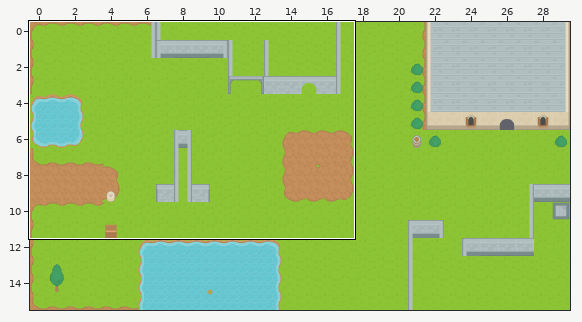
Two versions of a level (Tiled map, Assets/map/map1.tmx). The first picture is a wide view before the edit; the outline marks the close-up.
Close-up. Before:
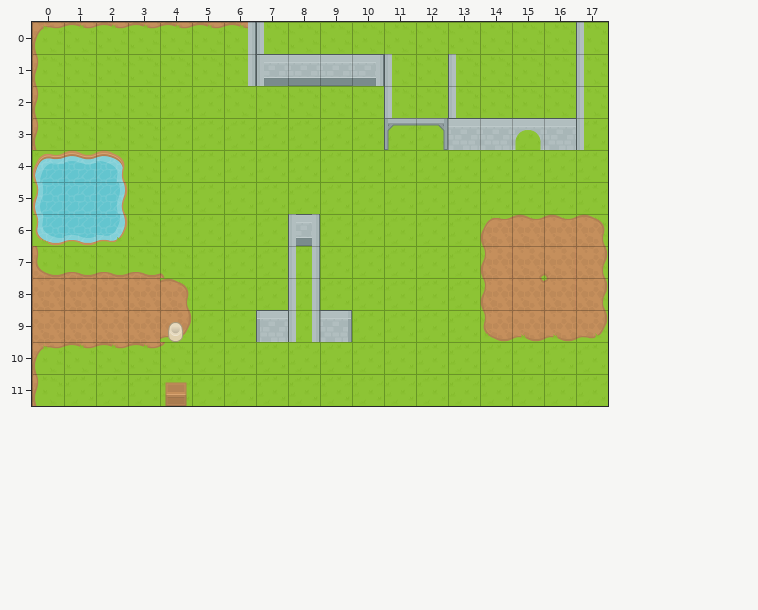
Cells are 32x32 px. Shown: x 0..17, y 0..11. The commit also changed other parts of the map, which this record leaves out.
New version:
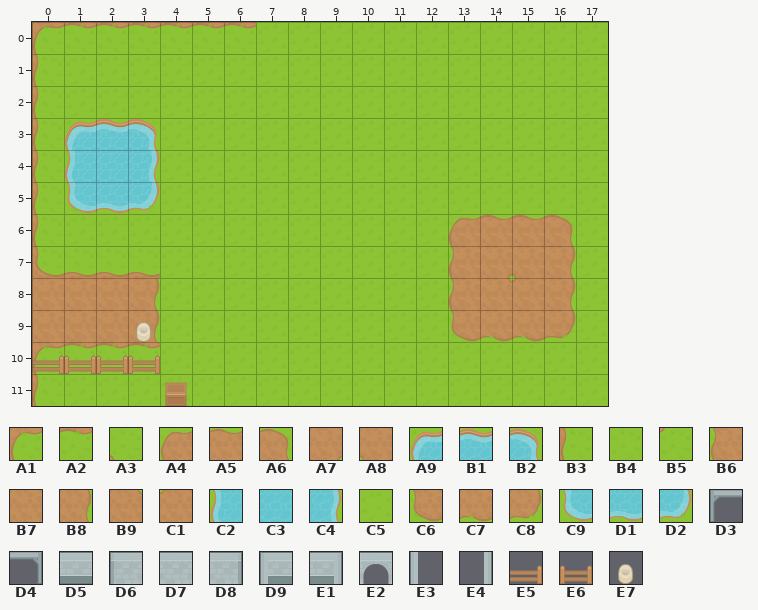
Key: from "Main": A1 0, A2 1, A3 4, A4 5, A5 6, A6 7, A7 8, A8 9, A9 10, B1 11, B2 12, B3 20, B4 21, B5 24, B6 25, B7 26, B8 27, B9 28, C1 29, C2 30, C3 31, C4 32, C5 43, C6 45, C7 46, C8 47, C9 50, D1 51, D2 52, D3 76, D4 77, D5 89, D6 93, D7 94, D8 95, D9 96, E1 97, E2 113, E3 116, E4 117, E5 206, E6 246, E7 248.
__ is an empty cell, ## one hidden under a higher layer.
Tiles of an added or newly shown layer are drawn over the layers below it.
Change:
{"where": "layer \"Tile Layer 1\" (removed)"}
{"y":0,"x":6,"old":"A2 B4","new":"__ __"}
{"y":0,"x":17,"old":"B4","new":"__"}
{"y":1,"x":6,"old":"B4","new":"__"}
{"y":1,"x":11,"old":"B4","new":"__"}
{"y":1,"x":13,"old":"B4","new":"__"}
{"y":1,"x":17,"old":"B4","new":"__"}
{"y":2,"x":11,"old":"B4","new":"__"}
{"y":2,"x":13,"old":"B4","new":"__"}
{"y":2,"x":17,"old":"B4","new":"__"}
{"y":3,"x":1,"old":"B4 B4 B4","new":"__ __ __"}
{"y":3,"x":11,"old":"C5 C5","new":"__ __"}
{"y":3,"x":15,"old":"C5","new":"__"}
{"y":3,"x":17,"old":"C5","new":"__"}
{"y":4,"x":0,"old":"A9 B1 B2 B4","new":"__ __ __ __"}
{"y":5,"x":0,"old":"C2 C3 C4 B4","new":"__ __ __ __"}
{"y":6,"x":0,"old":"C9 D1 D2","new":"__ __ __"}
{"y":6,"x":8,"old":"D5","new":"__"}
{"y":6,"x":13,"old":"C5 A4","new":"__ __"}
{"y":6,"x":16,"old":"A5 A6","new":"__ __"}
{"y":7,"x":4,"old":"A3","new":"__"}
{"y":7,"x":8,"old":"C5","new":"__"}
{"y":7,"x":13,"old":"C5 B6 A7 A8 B8","new":"__ __ __ __ __"}
{"y":8,"x":3,"old":"B7 A6","new":"__ __"}
{"y":8,"x":8,"old":"C5","new":"__"}
{"y":8,"x":13,"old":"C5 B6 B9 C1 B8","new":"__ __ __ __ __"}
{"y":9,"x":3,"old":"B7 C8","new":"__ __"}
{"y":9,"x":8,"old":"C5","new":"__"}
{"y":9,"x":13,"old":"C5 C6","new":"__ __"}
{"y":9,"x":16,"old":"C7 C8","new":"__ __"}
{"y":10,"x":0,"old":"A1 A2 A2 A2 B5","new":"__ __ __ __ __"}
{"where": "layer \"Grass'n'Shit\" (added)"}
{"y":0,"x":6,"old":"__ __","new":"A2 C5"}
{"y":0,"x":17,"old":"__","new":"C5"}
{"y":1,"x":6,"old":"__ __ __ __ __ __","new":"C5 C5 C5 C5 C5 C5"}
{"y":1,"x":13,"old":"__","new":"C5"}
{"y":1,"x":17,"old":"__","new":"C5"}
{"y":2,"x":11,"old":"__","new":"C5"}
{"y":2,"x":13,"old":"__","new":"C5"}
{"y":2,"x":17,"old":"__","new":"C5"}
{"y":3,"x":11,"old":"__ __ __ __ __ __ __","new":"C5 C5 C5 C5 C5 C5 C5"}
{"y":4,"x":0,"old":"__","new":"B3"}
{"y":5,"x":0,"old":"__","new":"B3"}
{"y":6,"x":0,"old":"__ __ __","new":"B3 C5 C5"}
{"y":6,"x":8,"old":"__","new":"C5"}
{"y":6,"x":13,"old":"__ __","new":"A4 A5"}
{"y":6,"x":16,"old":"__ __","new":"A6 C5"}
{"y":7,"x":4,"old":"__","new":"C5"}
{"y":7,"x":8,"old":"__","new":"C5"}
{"y":7,"x":13,"old":"__ __ __ __ __","new":"B6 A7 A8 B8 C5"}
{"y":8,"x":3,"old":"__ __","new":"B8 C5"}
{"y":8,"x":8,"old":"__","new":"C5"}
{"y":8,"x":13,"old":"__ __ __ __ __","new":"B6 B9 C1 B8 C5"}
{"y":9,"x":3,"old":"__ __","new":"B8 C5"}
{"y":9,"x":7,"old":"__ __ __","new":"C5 C5 C5"}
{"y":9,"x":13,"old":"__ __","new":"C6 C7"}
{"y":9,"x":16,"old":"__ __","new":"C8 C5"}
{"y":10,"x":0,"old":"__ __ __ __ __","new":"A1 A2 A2 A2 C5"}
{"where": "layer \"Tile Layer 2\""}
{"y":0,"x":6,"old":"E4","new":"__"}
{"y":0,"x":17,"old":"E3","new":"__"}
{"y":1,"x":6,"old":"E4 D9 D5 D5 E1 E3","new":"__ __ __ __ __ __"}
{"y":1,"x":13,"old":"E3","new":"__"}
{"y":1,"x":17,"old":"E3","new":"__"}
{"y":2,"x":11,"old":"E3","new":"__"}
{"y":2,"x":13,"old":"E3","new":"__"}
{"y":2,"x":17,"old":"E3","new":"__"}
{"y":3,"x":11,"old":"D3 D4 D7 D7 E2 D7 E3","new":"__ __ __ __ __ __ __"}
{"y":6,"x":8,"old":"E3","new":"__"}
{"y":7,"x":8,"old":"E3","new":"__"}
{"y":8,"x":8,"old":"E3","new":"__"}
{"y":9,"x":3,"old":"__","new":"E7"}
{"y":9,"x":7,"old":"D6 E3 ##","new":"__ __ __"}
{"y":10,"x":0,"old":"__ __ __ __","new":"E5 E6 E6 E6"}
{"where": "layer \"Tile Layer 3\" (removed)"}
{"y":0,"x":7,"old":"E3","new":"__"}
{"y":6,"x":8,"old":"E4","new":"__"}
{"y":7,"x":8,"old":"E4","new":"__"}
{"y":8,"x":8,"old":"E4","new":"__"}
{"y":9,"x":4,"old":"E7","new":"__"}
{"y":9,"x":8,"old":"E4 D8","new":"__ __"}
{"where": "layer \"Indestructible\" (added)"}
{"y":3,"x":1,"old":"__ __ __","new":"A9 B1 B2"}
{"y":4,"x":1,"old":"__ __ __","new":"C2 C3 C4"}
{"y":5,"x":1,"old":"__ __ __","new":"C9 D1 D2"}
{"label":"changed","picture_box":[224,22,605,150]}
{"label":"changed","picture_box":[32,118,160,246]}
{"label":"changed","picture_box":[256,214,352,342]}
{"label":"changed","picture_box":[448,214,608,342]}
{"label":"changed","picture_box":[32,249,192,374]}
